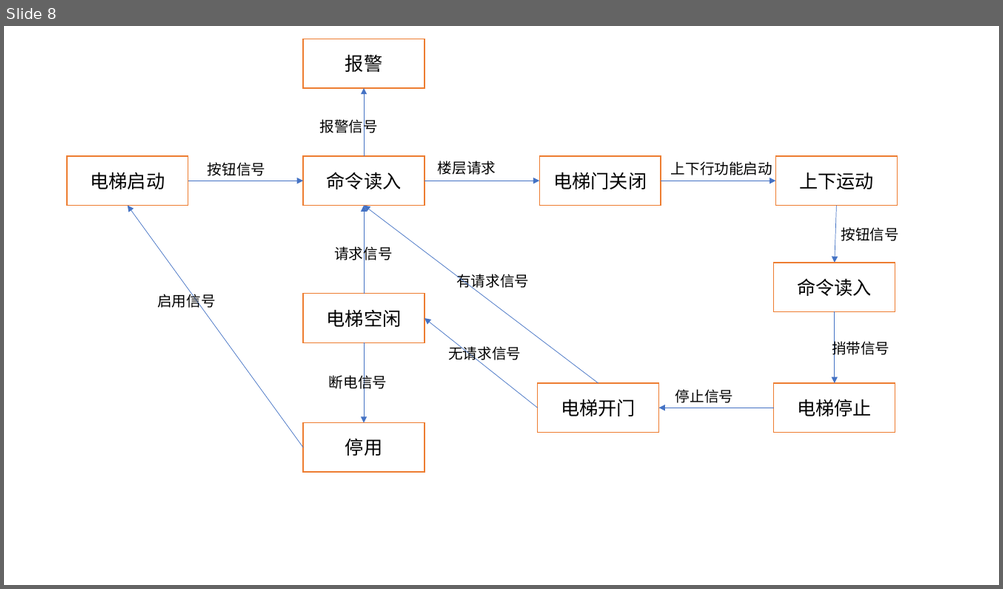
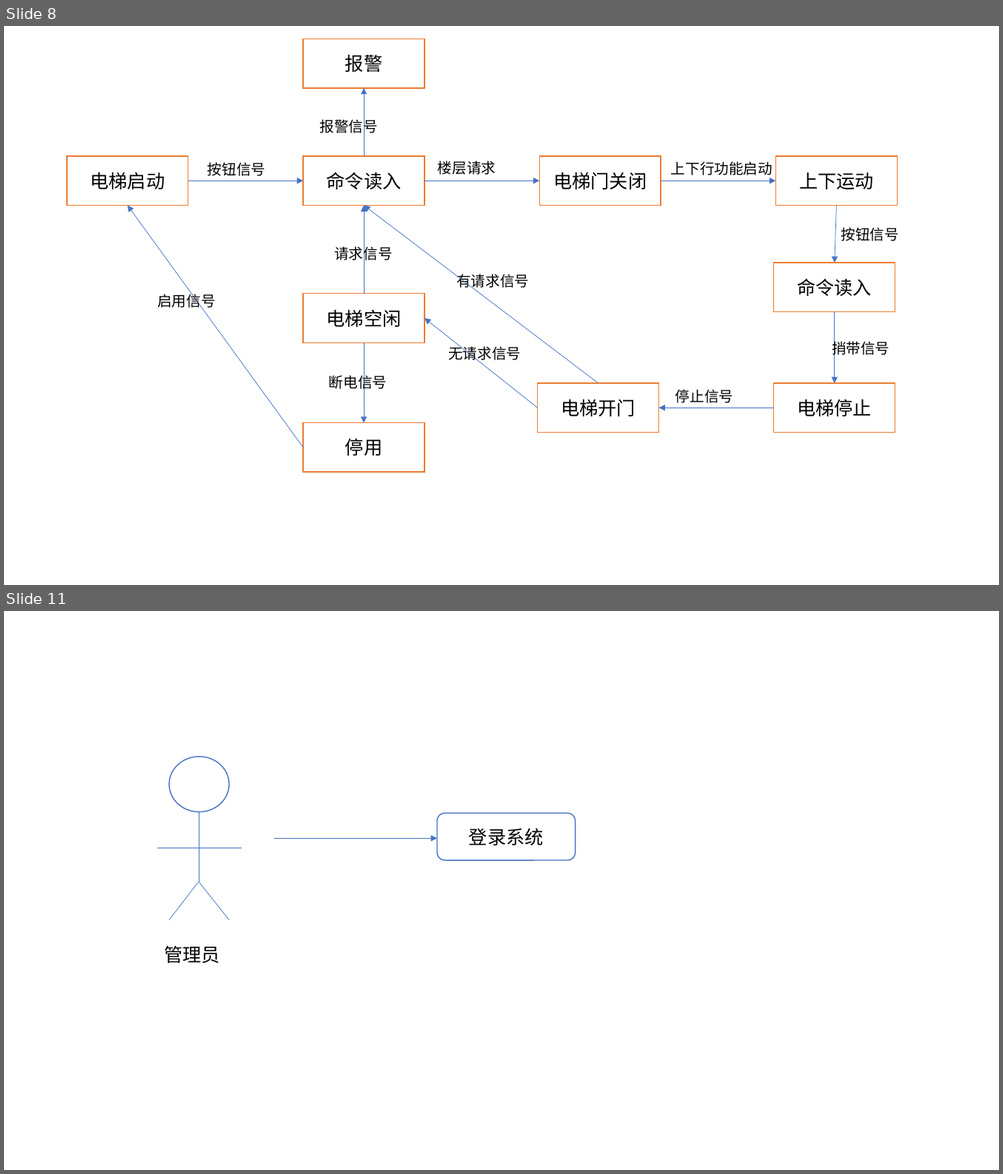
Before and after one commit to wygbuaa/Team1, a slide deck: 需求文档图.pptx. Shown one above the other, each under a label of ours: slide 8 before the commit, slides 8 and 11 after it; the slides between them are not shown. The pictures are 1003x589 and 1003x1174 pixels, drawn with LibreOffice and Linux fonts; fonts in the diff are those of the drawing. Boxes give left, top, right and bottom in pixels: in the first picture for what was removed or moved away, otherwise in the second. Text is boxed around its words. In the diff, an @@ line names an element or a change of style, - is before the commit and + after.

```diff
--- a/需求文档图.pptx
+++ b/需求文档图.pptx
@@ slide 11 added at bbox=[4, 611, 999, 1170], background #FFFFFF @@
@@ rounded rectangle added at bbox=[437, 813, 575, 860], fill #FFFFFF, outline #4472C4 1 pt, 18 pt, text #000000 @@
+登录系统
@@ arrow added from (274, 839) to (437, 839), #4472C4 0.5 pt @@
@@ group added at bbox=[157, 757, 242, 920]: 4 lines, 1 ellipse @@
@@ text added at bbox=[164, 945, 220, 963], 18 pt, text #000000 @@
+管理员
```
Also in this commit, not shown: 4 other slides added, 3 other files.
